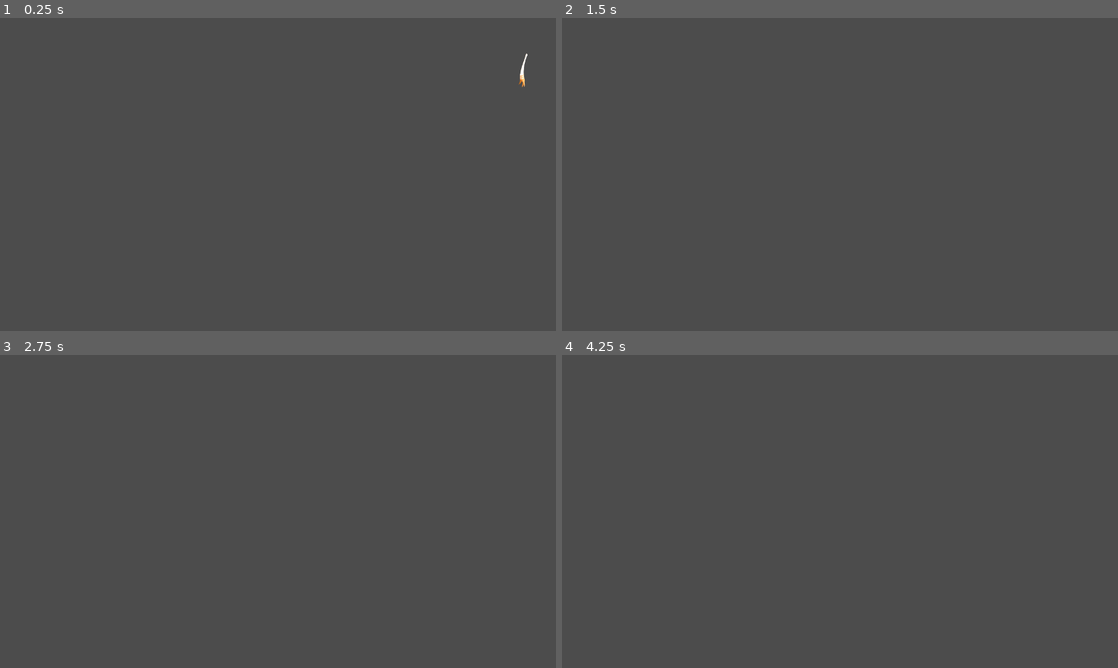
Above: before the commit, frames 1-4 (two rows, left to right).
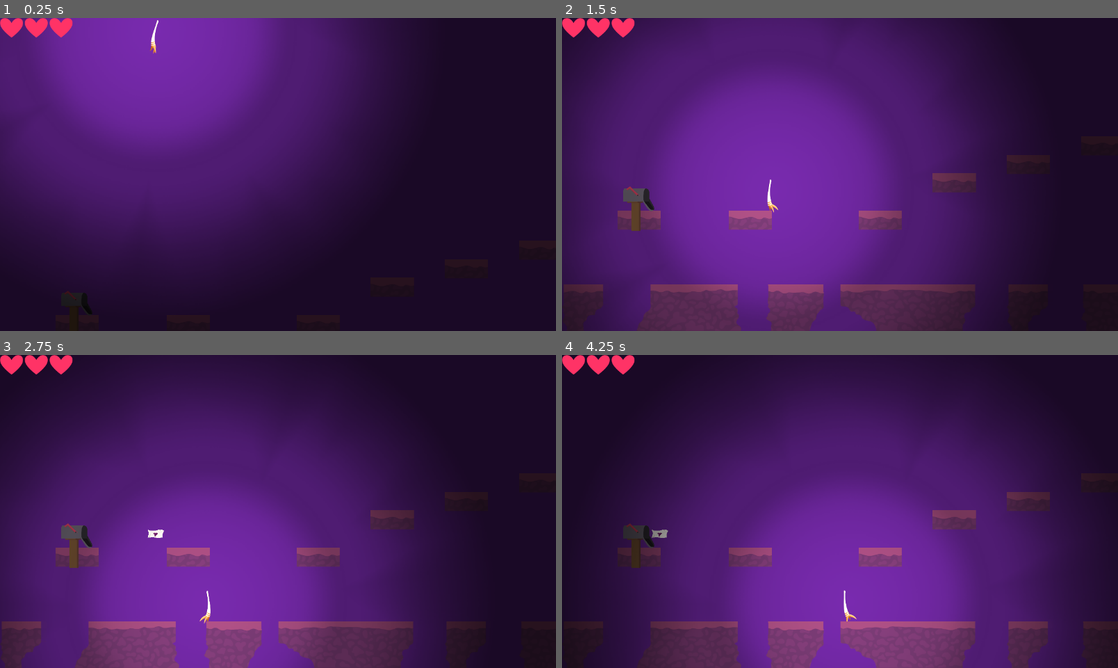
Above: after the commit, the same moments.

Repository: santyarellano/Shattered
Game: Godot game, scene res://Niveles/Level_with_lights.tscn
Two runs of this game, one before a commit and one after it. Both use one fixed random seed, a clock stepped at 60 frames per second and the inputs below. This scene is started directly instead of the project's main scene.
Inputs:
- Up to frame 1 (0.25 s): no input
- Up to frame 2 (1.5 s): hold Right (ui_right) from 0.53 s (still down); tap Space (ui_select) at 0.77 s
- Up to frame 3 (2.75 s): tap Space (ui_select) at 1.52 s; release Right (ui_right) at 2.03 s; hold Left (ui_left) from 2.03 s (still down)
- Up to frame 4 (4.25 s): release Left (ui_left) at 2.78 s; hold Right (ui_right) from 2.78 s (still down); tap Space (ui_select) at 3.02, 3.77 s

The runs differ from the first frame. In frame 1, 100% of the frame differs, in the area x 0-100%, y 0-100%; in frame 2, 100%; in frame 3, 100%; in frame 4, 100%.

Commit message:
bounce and color

Diff:
--- a/Niveles/Level_with_lights.tscn
+++ b/Niveles/Level_with_lights.tscn
@@ -1,27 +1,32 @@
-[gd_scene load_steps=4 format=2]
+[gd_scene load_steps=5 format=2]
 
-[ext_resource path="res://Img/nivel 1 bkgnd/nivel1.png" type="Texture" id=1]
+[ext_resource path="res://Img/background_test.png" type="Texture" id=1]
 [ext_resource path="res://Obj/Player/Player.tscn" type="PackedScene" id=2]
+[ext_resource path="res://Obj/Hazards/Mailbox.tscn" type="PackedScene" id=3]
 [ext_resource path="res://Niveles/map1/map1.tscn" type="PackedScene" id=4]
 
 [node name="Level_with_lights" type="Node"]
 
-[node name="TileMap" parent="." instance=ExtResource( 4 )]
-visible = false
-
-[node name="Sprite" type="Sprite" parent="TileMap"]
-show_behind_parent = true
-light_mask = -2147483645
-position = Vector2( 0, -5.65674 )
-scale = Vector2( 2, 2 )
-texture = ExtResource( 1 )
-centered = false
-
 [node name="Casters" type="Node2D" parent="."]
 
+[node name="background" type="Sprite" parent="."]
+modulate = Color( 0.686275, 0.243137, 0.992157, 1 )
+light_mask = 3
+position = Vector2( 630.577, 368.34 )
+scale = Vector2( 10.7034, 6.22593 )
+z_index = -1
+texture = ExtResource( 1 )
+
 [node name="Player" parent="." instance=ExtResource( 2 )]
-position = Vector2( 1225.07, 48.622 )
-jump_power = -500
+position = Vector2( 268.133, -9.03819 )
+jump_power = -600
 
 [node name="CanvasModulate" type="CanvasModulate" parent="."]
 color = Color( 0.27451, 0.27451, 0.27451, 1 )
+
+[node name="TileMap" parent="." instance=ExtResource( 4 )]
+
+[node name="Mailbox" parent="." instance=ExtResource( 3 )]
+position = Vector2( 132.354, 508.586 )
+scale = Vector2( 0.174608, 0.17963 )
+flip_h = true
--- a/Niveles/Playground.tscn
+++ b/Niveles/Playground.tscn
@@ -1,36 +1,13 @@
-[gd_scene load_steps=6 format=2]
+[gd_scene load_steps=3 format=2]
 
-[ext_resource path="res://Img/nivel 1 bkgnd/nivel1.png" type="Texture" id=1]
+[ext_resource path="res://Obj/bloque pisos/bloquepiso.tscn" type="PackedScene" id=1]
 [ext_resource path="res://Obj/Player/Player.tscn" type="PackedScene" id=2]
-[ext_resource path="res://Obj/Hazards/Gift.tscn" type="PackedScene" id=3]
-[ext_resource path="res://Niveles/map1/map1.tscn" type="PackedScene" id=4]
-[ext_resource path="res://Obj/Hazards/Mailbox.tscn" type="PackedScene" id=5]
 
-[node name="Level_with_lights" type="Node"]
+[node name="Playground" type="Node"]
 
-[node name="TileMap" parent="." instance=ExtResource( 4 )]
-
-[node name="Sprite" type="Sprite" parent="TileMap"]
-show_behind_parent = true
-light_mask = -2147483645
-scale = Vector2( 2, 2 )
-texture = ExtResource( 1 )
-centered = false
-
-[node name="Casters" type="Node2D" parent="."]
+[node name="StaticBody2D" parent="." instance=ExtResource( 1 )]
+position = Vector2( 283.469, 455.829 )
+scale = Vector2( 7, 1 )
 
 [node name="Player" parent="." instance=ExtResource( 2 )]
-position = Vector2( 928.211, 204.405 )
-jump_power = -500
-
-[node name="CanvasModulate" type="CanvasModulate" parent="."]
-color = Color( 0.27451, 0.27451, 0.27451, 1 )
-
-[node name="Gift" parent="." instance=ExtResource( 3 )]
-position = Vector2( 1213.64, 614.677 )
-gravity_scale = 1.0
-
-[node name="Mailbox" parent="." instance=ExtResource( 5 )]
-position = Vector2( 133.643, 467.502 )
-scale = Vector2( 0.198035, 0.198035 )
-flip_h = true
+position = Vector2( 298.077, 204.898 )
--- a/Niveles/lvl1.tscn
+++ b/Niveles/lvl1.tscn
@@ -18,7 +18,7 @@
 [node name="Casters" type="Node2D" parent="."]
 
 [node name="Player" parent="." instance=ExtResource( 2 )]
-position = Vector2( 932.454, 235.518 )
+position = Vector2( 1225.07, 48.622 )
 jump_power = -500
 
 [node name="CanvasModulate" type="CanvasModulate" parent="."]
--- a/Niveles/menuPrincipal.tscn
+++ b/Niveles/menuPrincipal.tscn
@@ -1,15 +1,13 @@
 [gd_scene load_steps=7 format=2]
 
+[ext_resource path="res://Obj/HUD/Pruebas/boton.png" type="Texture" id=1]
 [ext_resource path="res://Niveles/Font/kenvector_future_thin.ttf" type="DynamicFontData" id=2]
 [ext_resource path="res://Niveles/Menu/menu.jpg" type="Texture" id=3]
 [ext_resource path="res://Niveles/Control.gd" type="Script" id=4]
-[ext_resource path="res://Niveles/Menu/boton.png" type="Texture" id=5]
+[ext_resource path="res://Obj/HUD/Pruebas/salir.png" type="Texture" id=5]
 
 [sub_resource type="DynamicFont" id=1]
 font_data = ExtResource( 2 )
-
-[sub_resource type="StreamTexture" id=2]
-flags = 4
 
 [node name="Node" type="Node"]
 
@@ -38,19 +36,21 @@
 anchor_bottom = 0.5
 margin_left = -75.0
 margin_top = -47.0
-margin_right = 75.0
-margin_bottom = 47.0
+margin_right = 119.0
+margin_bottom = 45.0
+rect_min_size = Vector2( 194, 92 )
 __meta__ = {
 "_edit_use_anchors_": false
 }
 
 [node name="Jugar" type="TextureButton" parent="Control/VBoxContainer"]
-margin_right = 150.0
-margin_bottom = 45.0
-rect_min_size = Vector2( 150, 45 )
+margin_right = 194.0
+margin_bottom = 92.0
+rect_min_size = Vector2( 150, 92 )
 rect_clip_content = true
-texture_normal = ExtResource( 5 )
+texture_normal = ExtResource( 1 )
 expand = true
+stretch_mode = 2
 
 [node name="Label" type="Label" parent="Control/VBoxContainer/Jugar"]
 anchor_left = 0.5
@@ -66,15 +66,19 @@
 "_edit_use_anchors_": false
 }
 
-[node name="Salir" type="TextureButton" parent="Control/VBoxContainer"]
-margin_top = 49.0
-margin_right = 150.0
-margin_bottom = 94.0
-rect_min_size = Vector2( 150, 45 )
-texture_normal = SubResource( 2 )
+[node name="Salir" type="TextureButton" parent="Control"]
+margin_left = 9.0
+margin_right = 59.0
+margin_bottom = 45.0
+rect_min_size = Vector2( 50, 45 )
+texture_normal = ExtResource( 5 )
 expand = true
+stretch_mode = 2
+__meta__ = {
+"_edit_use_anchors_": false
+}
 
-[node name="Label" type="Label" parent="Control/VBoxContainer/Salir"]
+[node name="Label" type="Label" parent="Control/Salir"]
 anchor_left = 0.5
 anchor_top = 0.5
 anchor_right = 0.5
@@ -85,9 +89,10 @@
 margin_bottom = 9.0
 rect_scale = Vector2( 1.0058, 1 )
 custom_fonts/font = SubResource( 1 )
-text = "Salir"
+text = "
+"
 __meta__ = {
 "_edit_use_anchors_": false
 }
 [connection signal="pressed" from="Control/VBoxContainer/Jugar" to="Control" method="_on_Jugar_pressed"]
-[connection signal="pressed" from="Control/VBoxContainer/Salir" to="Control" method="_on_Salir_pressed"]
+[connection signal="pressed" from="Control/Salir" to="Control" method="_on_Salir_pressed"]
--- a/Obj/HUD/LifeContainer.tscn
+++ b/Obj/HUD/LifeContainer.tscn
@@ -28,15 +28,3 @@
 margin_right = 167.0
 margin_bottom = 45.0
 texture_normal = ExtResource( 1 )
-
-[node name="4" type="TextureButton" parent="HBoxContainer"]
-margin_left = 171.0
-margin_right = 224.0
-margin_bottom = 45.0
-texture_normal = ExtResource( 1 )
-
-[node name="5" type="TextureButton" parent="HBoxContainer"]
-margin_left = 228.0
-margin_right = 281.0
-margin_bottom = 45.0
-texture_normal = ExtResource( 1 )
--- a/Obj/Player/Player.gd
+++ b/Obj/Player/Player.gd
@@ -65,4 +65,17 @@
 	velocity = move_and_slide(velocity, Vector2(0, -1))
 
 func dano():
+	set_modulate(Color(1,0.3,0.3,0.3))
+	$Timer.start()
+	bounceMail()
 	print("quitar vida")
+
+#Esta función es para que rebote si colisiona
+func bounceMail():
+	velocity.y = jump_power * .7
+	velocity = move_and_slide(velocity, Vector2(0, -1))
+
+
+#Esta funcion es para cambiarle el color por unos segundos si colisiona con una carta(Mail)
+func _on_Timer_timeout():
+	set_modulate(Color(1,1,1,1))
--- a/Obj/Player/Player.tscn
+++ b/Obj/Player/Player.tscn
@@ -52,4 +52,8 @@
 frames = SubResource( 2 )
 animation = "hand_jump"
 
+[node name="Timer" type="Timer" parent="."]
+wait_time = 0.5
+[connection signal="timeout" from="Timer" to="." method="_on_Timer_timeout"]
+
 [editable path="Camera2D"]
--- a/project.godot
+++ b/project.godot
@@ -22,6 +22,7 @@
 [autoload]
 
 Pausa="*res://Obj/HUD/Pausa.tscn"
+LifeContainer="*res://Obj/HUD/LifeContainer.tscn"
 
 [display]
 
